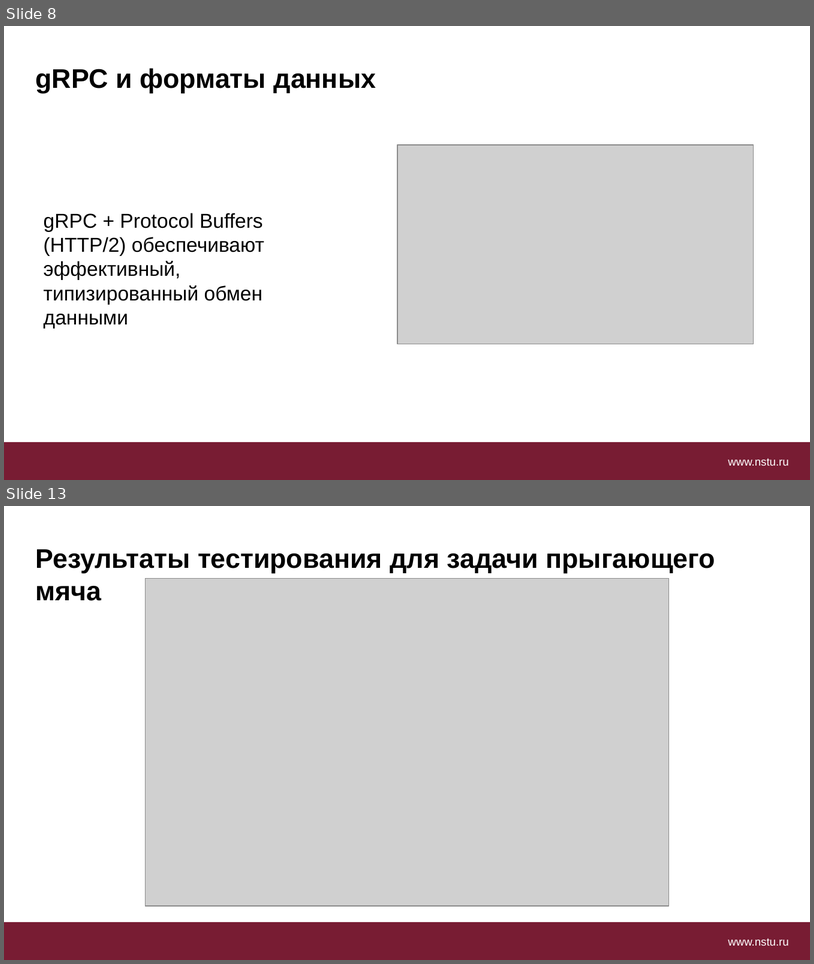
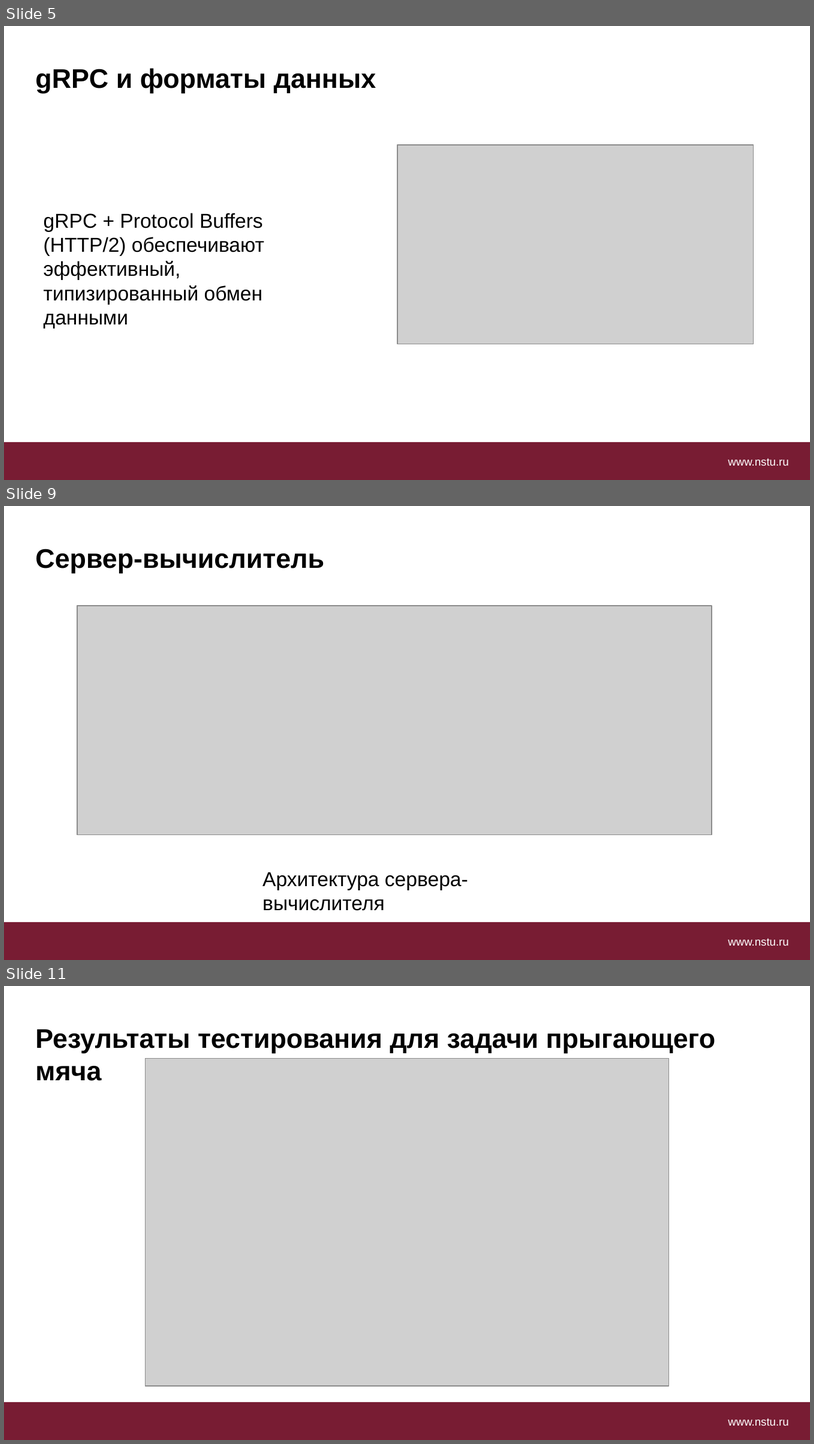
Before and after one commit to blrds/diploma, a slide deck: преза.pptx. Shown one above the other, each under a label of ours: slides 8 and 13 before the commit, slides 5, 9 and 11 after it; the slides between them are not shown. The pictures are 814x964 and 814x1444 pixels, drawn with LibreOffice and Linux fonts; fonts in the diff are those of the drawing; grey boxes stand for pictures; background and template pictures are left out. Boxes give left, top, right and bottom in pixels: in the first picture for what was removed or moved away, otherwise in the second. Text is boxed around its words. In the diff, an @@ line names an element or a change of style, - is before the commit and + after.

```diff
--- a/преза.pptx
+++ b/преза.pptx
@@ slide 9 added at bbox=[4, 506, 810, 960], background #FFFFFF; not listed: 2 template elements that a slide beside it also shows @@
@@ text added at bbox=[35, 549, 324, 573], 24 pt, text #000000, bold @@
+Сервер-вычислитель
@@ picture added at bbox=[77, 606, 712, 835] @@
@@ text added at bbox=[263, 872, 468, 910], 18 pt, text #000000 @@
+Архитектура сервера-вычислителя
@@ what was slide 8 is now slide 5 @@
@@ what was slide 13 is now slide 11 @@
```
Also in this commit, not shown: 4 slides changed, 5 other slides added, 11 slides removed, 2 other files.
